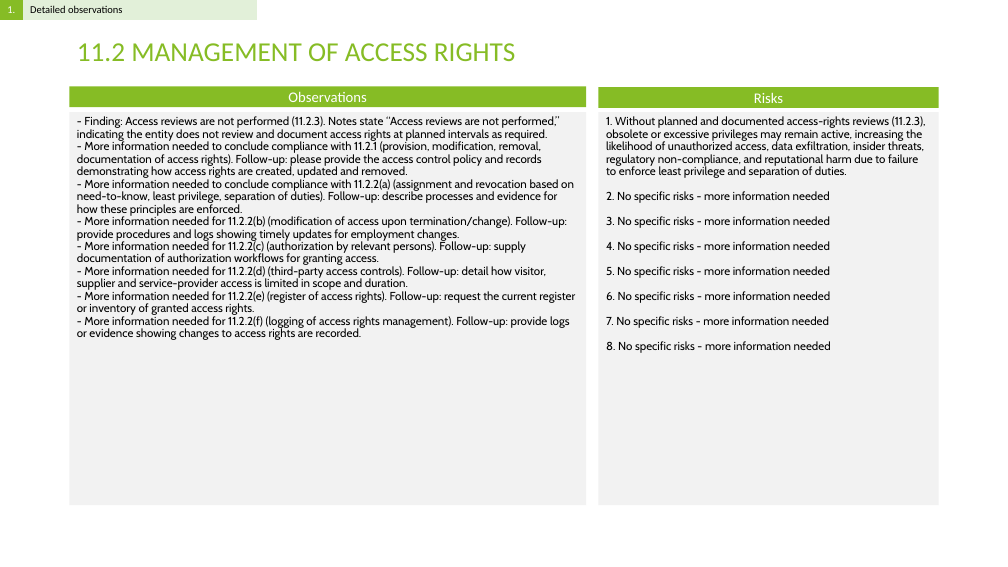
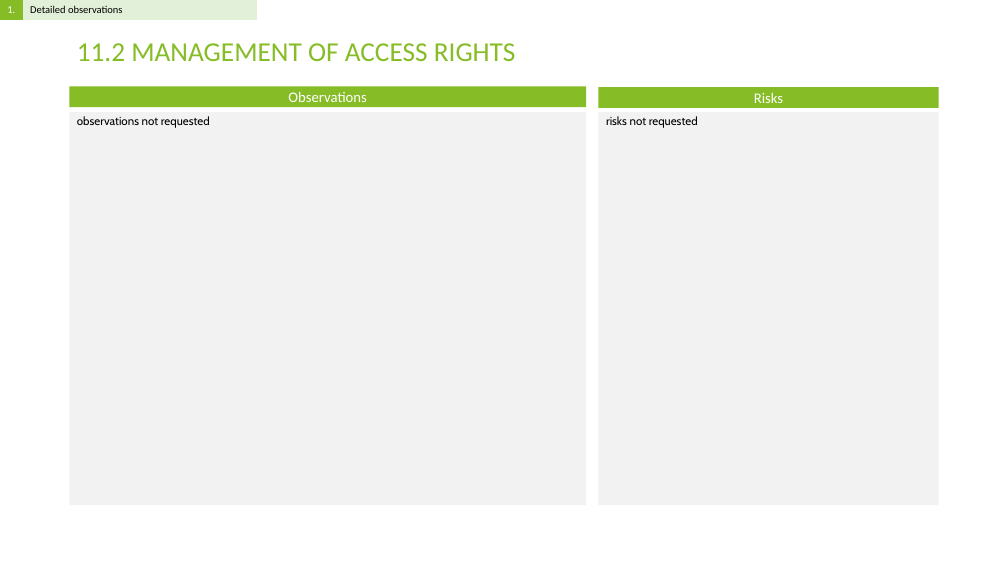
Before and after one commit to Rokas01/tprm, a slide deck: slide 5 of filename.pptx. Drawn at 1008x567 pixels with LibreOffice and Linux fonts; fonts in the diff are those of the drawing. Boxes give left, top, right and bottom in pixels: in the first picture for what was removed or moved away, otherwise in the second. Text is boxed around its words. In the diff, an @@ line names an element or a change of style, - is before the commit and + after.

```diff
--- a/filename.pptx
+++ b/filename.pptx
@@ text at (77,116,210,128): text changed @@
-- Finding: Access reviews are not performed (11.2.3). Notes state “Access reviews are not performed,” indicating the entity does not review and document access rights at planned intervals as required.
-- More information needed to conclude compliance with 11.2.1 (provision, modification, removal, documentation of access rights). Follow-up: please provide the access control policy and records demonstrating how access rights are created, updated and removed.
-- More information needed to conclude compliance with 11.2.2(a) (assignment and revocation based on need-to-know, least privilege, separation of duties). Follow-up: describe processes and evidence for how these principles are enforced.
-- More information needed for 11.2.2(b) (modification of access upon termination/change). Follow-up: provide procedures and logs showing timely updates for employment changes.
-- More information needed for 11.2.2(c) (authorization by relevant persons). Follow-up: supply documentation of authorization workflows for granting access.
-- More information needed for 11.2.2(d) (third-party access controls). Follow-up: detail how visitor, supplier and service-provider access is limited in scope and duration.
-- More information needed for 11.2.2(e) (register of access rights). Follow-up: request the current register or inventory of granted access rights.
-- More information needed for 11.2.2(f) (logging of access rights management). Follow-up: provide logs or evidence showing changes to access rights are recorded.
+observations not requested
@@ text at (606,116,698,128): text changed @@
-1. Without planned and documented access-rights reviews (11.2.3), obsolete or excessive privileges may remain active, increasing the likelihood of unauthorized access, data exfiltration, insider threats, regulatory non-compliance, and reputational harm due to failure to enforce least privilege and separation of duties.
-2. No specific risks - more information needed
-3. No specific risks - more information needed
-4. No specific risks - more information needed
-5. No specific risks - more information needed
-6. No specific risks - more information needed
-7. No specific risks - more information needed
-8. No specific risks - more information needed
+risks not requested
```
Also in this commit, not shown: 13 other slides changed, 1 other file.
